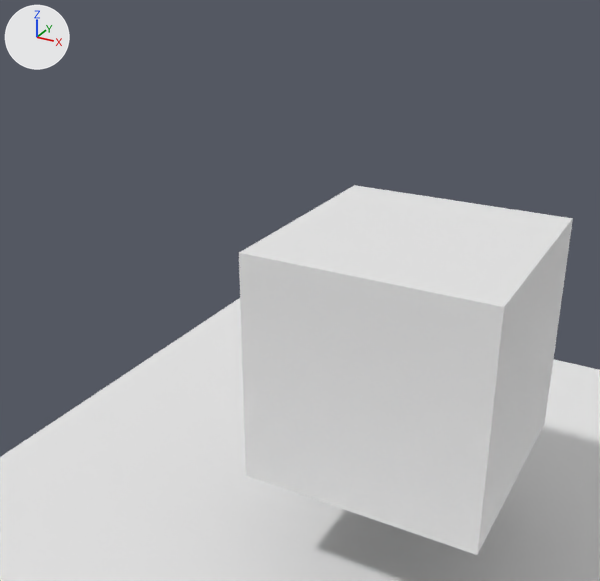
The Blender file blender/scene.blend as it was, and as the next commit left it.
One viewpoint serves both versions: a 50 mm lens placed at (2.18, -5.84, 5.22), pointed at (-1.25, 0.39, 2.11). Arrows for +X, +Y and +Z are at upper left; the lights stay in place.

The scene before the commit, as lines of its bpy script (objects in view):
```python
me_cube = bpy.data.meshes.new('Cube')
me_cube.from_pydata(...)  # a box spanning x -1.0..1.0, y -1.0..1.0, z -1.0..1.0
me_cube.materials.append(mat_material)  # white #e7e7e7
me_plane = bpy.data.meshes.new('Plane')
me_plane.from_pydata([(-1.0, -1.0, 0.0), (1.0, -1.0, 0.0), (-1.0, 1.0, 0.0), (1.0, 1.0, 0.0)], [], [(0, 1, 3, 2)])
me_plane.materials.append(mat_material_001)  # its picture is missing
ob_cube = bpy.data.objects.new('Cube', me_cube)
ob_cube.location = (0.0, 0.0, 2.0)
ob_plane = bpy.data.objects.new('Plane', me_plane)
ob_plane.location = (0.0, 0.0, 0.0)
ob_plane.scale = (4.24, 4.24, 4.24)
```
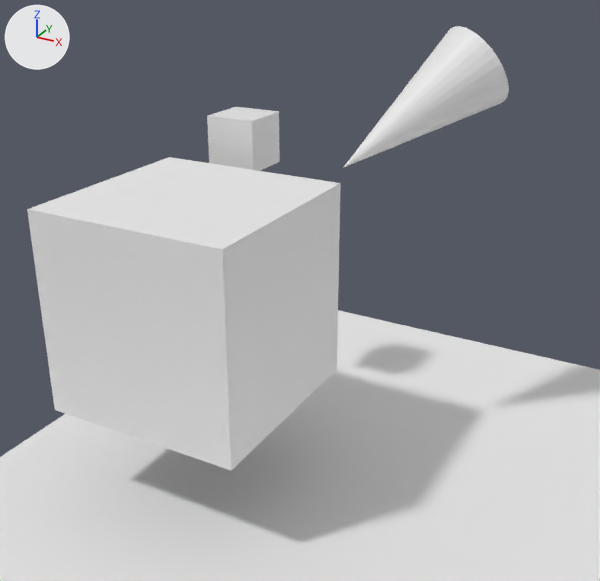
Boxes [x1, y1, x2, y2] around the edits, measured in the pictures (600 x 581 px):
'Cube', moved: before [239, 185, 573, 555]; after [27, 157, 341, 470]
'Cone', added: after [343, 26, 509, 168]
'Cube.001', added: after [207, 107, 280, 171]

The change, as a diff of the scene's bpy script:
```diff
--- a/blender/scene.blend.py
+++ b/blender/scene.blend.py
@@ me_cone @@
+me_cone.from_pydata(...)  # a 32-sided cone pointing to +z spanning x -1.0..1.0, y -1.0..1.0, z -1.0..1.0
@@ me_cube_001 @@
+me_cube_001.from_pydata(...)  # a box spanning x -1.0..1.0, y -1.0..1.0, z -1.0..1.0
@@ ob_cube @@
 ob_cube = bpy.data.objects.new('Cube', me_cube)
-ob_cube.location = (0.0, 0.0, 2.0)
+ob_cube.location = (-2.14, 0.0, 2.0)
@@ ob_cone @@
+ob_cone = bpy.data.objects.new('Cone', me_cone)
+ob_cone.location = (-0.73, 1.64, 3.55)
+ob_cone.rotation_euler = (0.785, -2.356, 0.0)  # degrees (45, -135, 0)
+ob_cone.scale = (0.436, 0.436, 0.84)
@@ ob_cube_001 @@
+ob_cube_001 = bpy.data.objects.new('Cube.001', me_cube_001)
+ob_cube_001.location = (-2.61, 1.63, 3.12)
+ob_cube_001.scale = (0.276, 0.276, 0.276)
```
